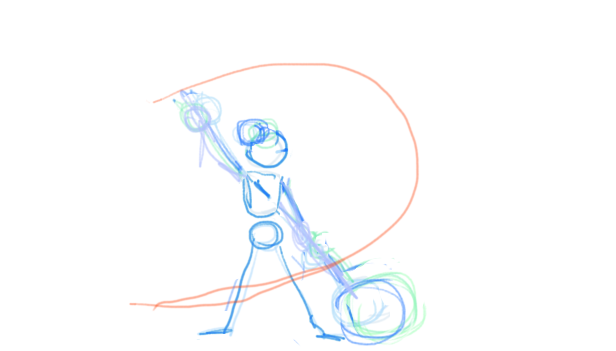
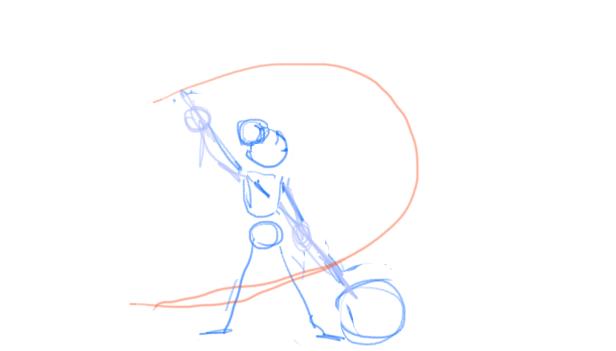
Before/after of a (616, 351) layered artwork. What changed in the layer stack:
painted on "Paint Layer 5" over [172, 89, 427, 345]
